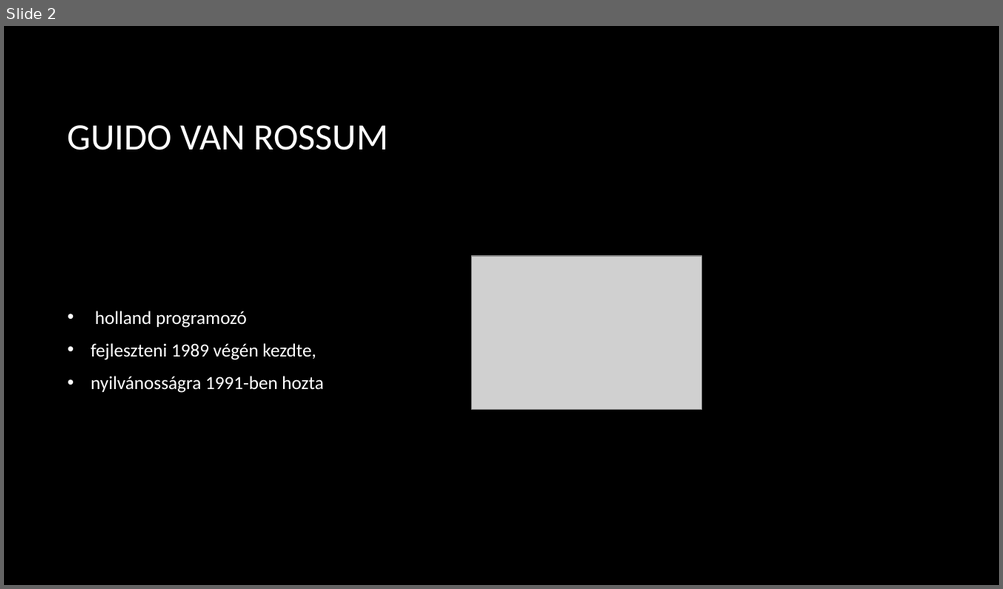
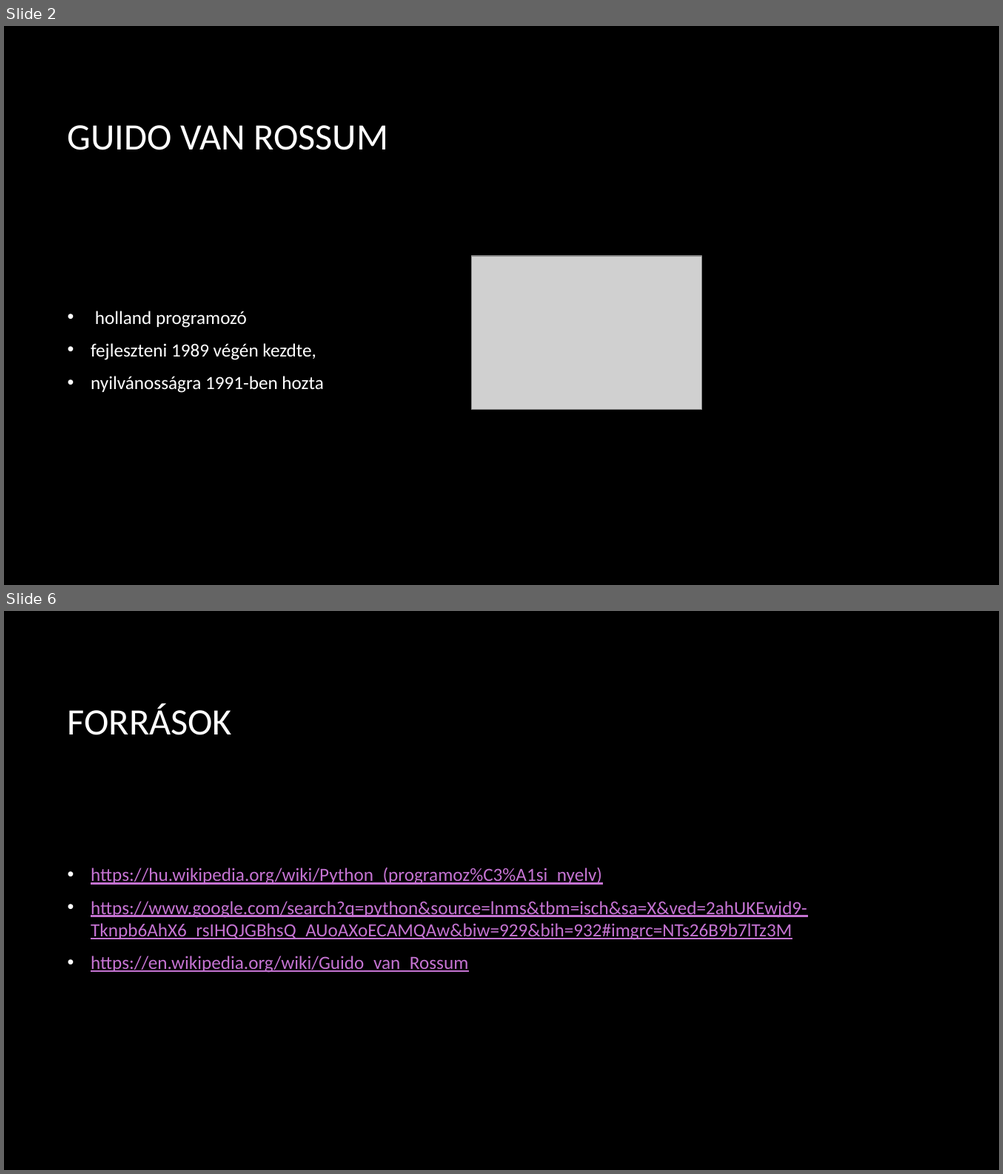
Before and after one commit to Andor1298/ikt-ppt, a slide deck: Python.pptx. Shown one above the other, each under a label of ours: slide 2 before the commit, slides 2 and 6 after it; the slides between them are not shown. The pictures are 1003x589 and 1003x1174 pixels, drawn with LibreOffice and Linux fonts; fonts in the diff are those of the drawing; grey boxes stand for pictures; background and template pictures are left out. Boxes give left, top, right and bottom in pixels: in the first picture for what was removed or moved away, otherwise in the second. Text is boxed around its words. In the diff, an @@ line names an element or a change of style, - is before the commit and + after.

```diff
--- a/Python.pptx
+++ b/Python.pptx
@@ slide 6 added at box(4, 611, 999, 1170), background picture (left out) @@
@@ title added at box(68, 704, 232, 735), 36 pt, text #FFFFFF @@
+FORRÁSOK
@@ text added at box(91, 867, 807, 973), 18 pt, text #C573D2, underline @@
+• https://hu.wikipedia.org/wiki/Python_(programoz%C3%A1si_nyelv)
+• https://www.google.com/search?q=python&source=lnms&tbm=isch&sa=X&ved=2ahUKEwjd9-Tknpb6AhX6_rsIHQJGBhsQ_AUoAXoECAMQAw&biw=929&bih=932#imgrc=NTs26B9b7lTz3M
+• https://en.wikipedia.org/wiki/Guido_van_Rossum
```
Also in this commit, not shown: 3 slides changed, 2 other slides added, 1 slide removed.
